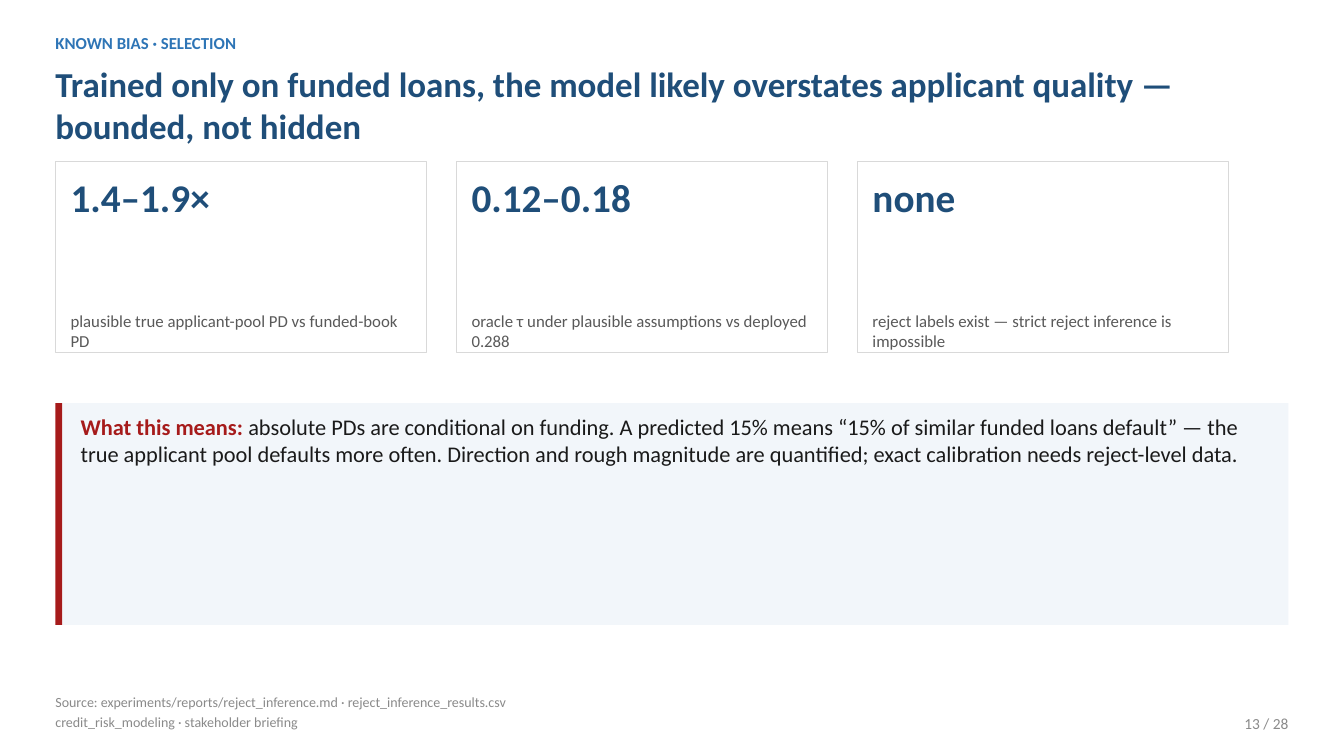
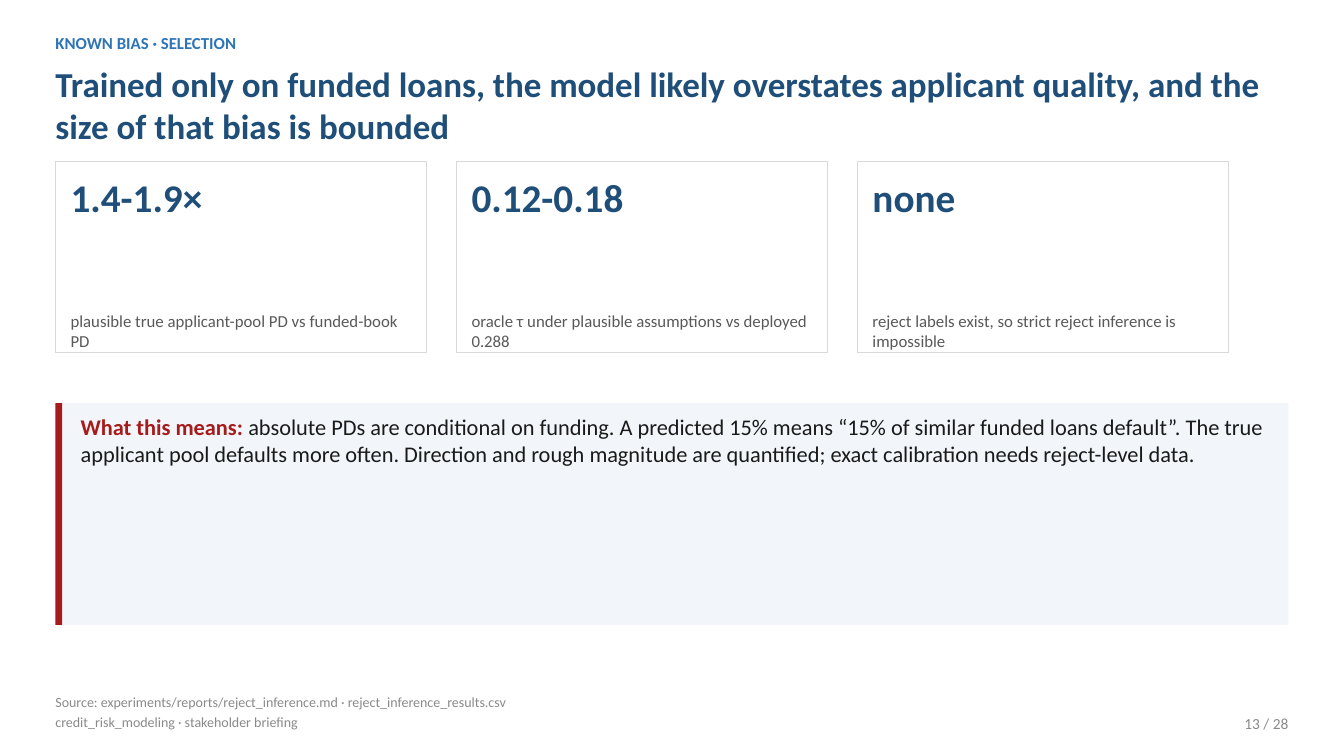
Before and after one commit to tommyalba/credit_risk_idx-partners, a slide deck: slide 13 of presentations/stakeholder_deck.pptx. Drawn at 1344x756 pixels with LibreOffice and Linux fonts; fonts in the diff are those of the drawing. Boxes give left, top, right and bottom in pixels: in the first picture for what was removed or moved away, otherwise in the second. Text is boxed around its words. In the diff, an @@ line names an element or a change of style, - is before the commit and + after.

```diff
--- a/presentations/stakeholder_deck.pptx
+++ b/presentations/stakeholder_deck.pptx
@@ text at <box>55,72,1259,140</box>: text changed @@
-Trained only on funded loans, the model likely overstates applicant quality — bounded, not hidden
+Trained only on funded loans, the model likely overstates applicant quality, and the size of that bias is bounded
@@ text at <box>71,186,203,213</box>: text changed @@
-1.4–1.9×
+1.4-1.9×
@@ text at <box>472,185,624,213</box>: text changed @@
-0.12–0.18
+0.12-0.18
@@ text at <box>872,315,1175,350</box>: text changed @@
-reject labels exist — strict reject inference is impossible
+reject labels exist, so strict reject inference is impossible
@@ text at <box>81,419,1262,466</box>: text changed @@
-What this means: absolute PDs are conditional on funding. A predicted 15% means “15% of similar funded loans default” — the true applicant pool defaults more often. Direction and rough magnitude are quantified; exact calibration needs reject-level data.
+What this means: absolute PDs are conditional on funding. A predicted 15% means “15% of similar funded loans default”. The true applicant pool defaults more often. Direction and rough magnitude are quantified; exact calibration needs reject-level data.
```
Also in this commit, not shown: 23 other slides changed, 2 other files.
